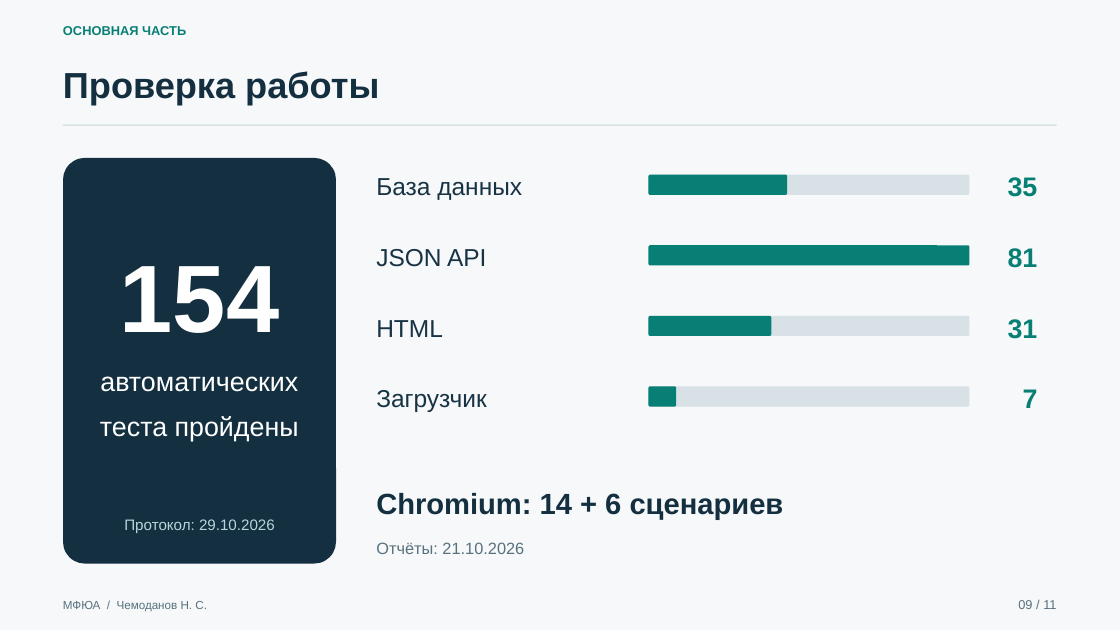
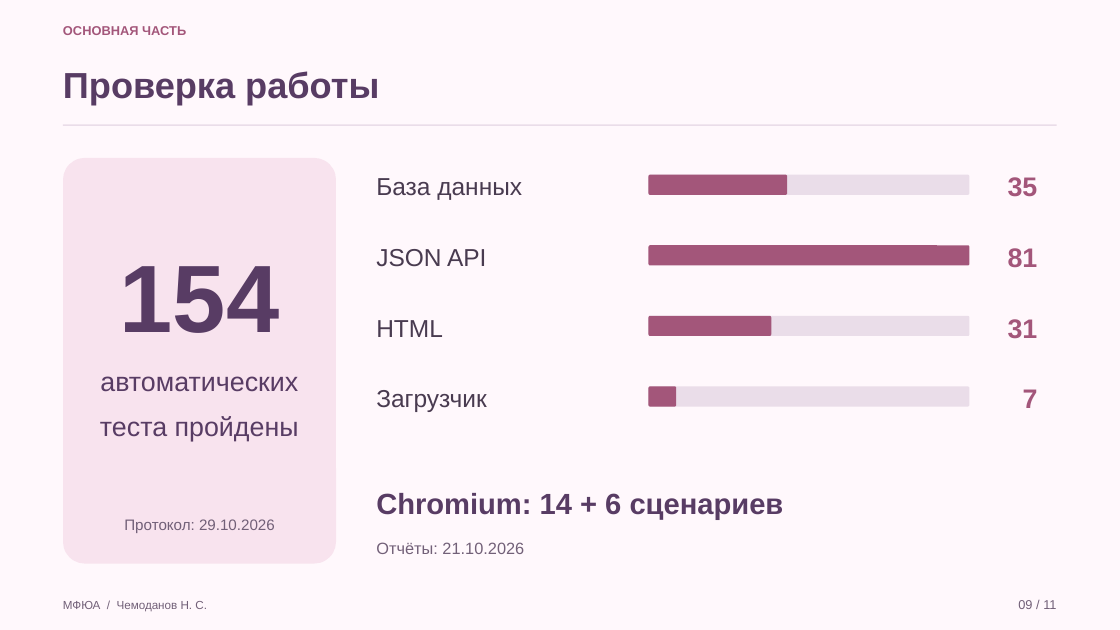
Before and after one commit to Koryza/kyyyyyrsach, a slide deck: slide 9 of docs/defense/catalog_defense.pptx. Drawn at 1120x630 pixels with LibreOffice and Linux fonts; fonts in the diff are those of the drawing. Boxes give left, top, right and bottom in pixels: in the first picture for what was removed or moved away, otherwise in the second. Text is boxed around its words. In the diff, an @@ line names an element or a change of style, - is before the commit and + after.

```diff
--- a/docs/defense/catalog_defense.pptx
+++ b/docs/defense/catalog_defense.pptx
@@ background #F6F8F9 to #FFF8FC @@
@@ text "Проверка работы" at (63, 71, 379, 105): text colour #132F40 to #583C64 @@
@@ rounded rectangle at (63, 158, 336, 564): fill #132F40 to #F8E3EE @@
@@ text "154" at (120, 266, 280, 333): text colour #FFFFFF to #583C64 @@
@@ text "автоматических" at (100, 376, 299, 441): text colour #FFFFFF to #583C64 @@
@@ text colour #173344 to #493B50 in 4 elements at (376, 178, 522, 200), (376, 249, 486, 267), (376, 320, 443, 337), (376, 390, 486, 412) @@
@@ fill #D8E2E6 to #EADDE9 in 4 elements at (63, 124, 1057, 126), (649, 175, 970, 195), (649, 316, 970, 336), (649, 386, 970, 407) @@
@@ fill #087F75 to #A3567A in 4 elements at (649, 175, 787, 195), (649, 245, 970, 266), (649, 316, 771, 336), (649, 386, 676, 407) @@
@@ text colour #087F75 to #A3567A in 5 elements at (63, 26, 186, 35), (1008, 177, 1038, 197), (1008, 248, 1038, 267), (1008, 319, 1038, 339), (1023, 389, 1038, 408) @@
@@ text "Chromium: 14 + 6 сценариев" at (376, 493, 784, 520): text colour #132F40 to #583C64 @@
@@ text "Протокол: 29.10.2026" at (124, 519, 275, 533): text colour #B5D5DB to #726078 @@
@@ text colour #58717E to #726078 in 3 elements at (63, 601, 207, 612), (1018, 600, 1056, 609), (376, 542, 524, 554) @@
```
Also in this commit, not shown: 9 other slides changed, 1 slide added, 1 slide removed, 8 other files.
